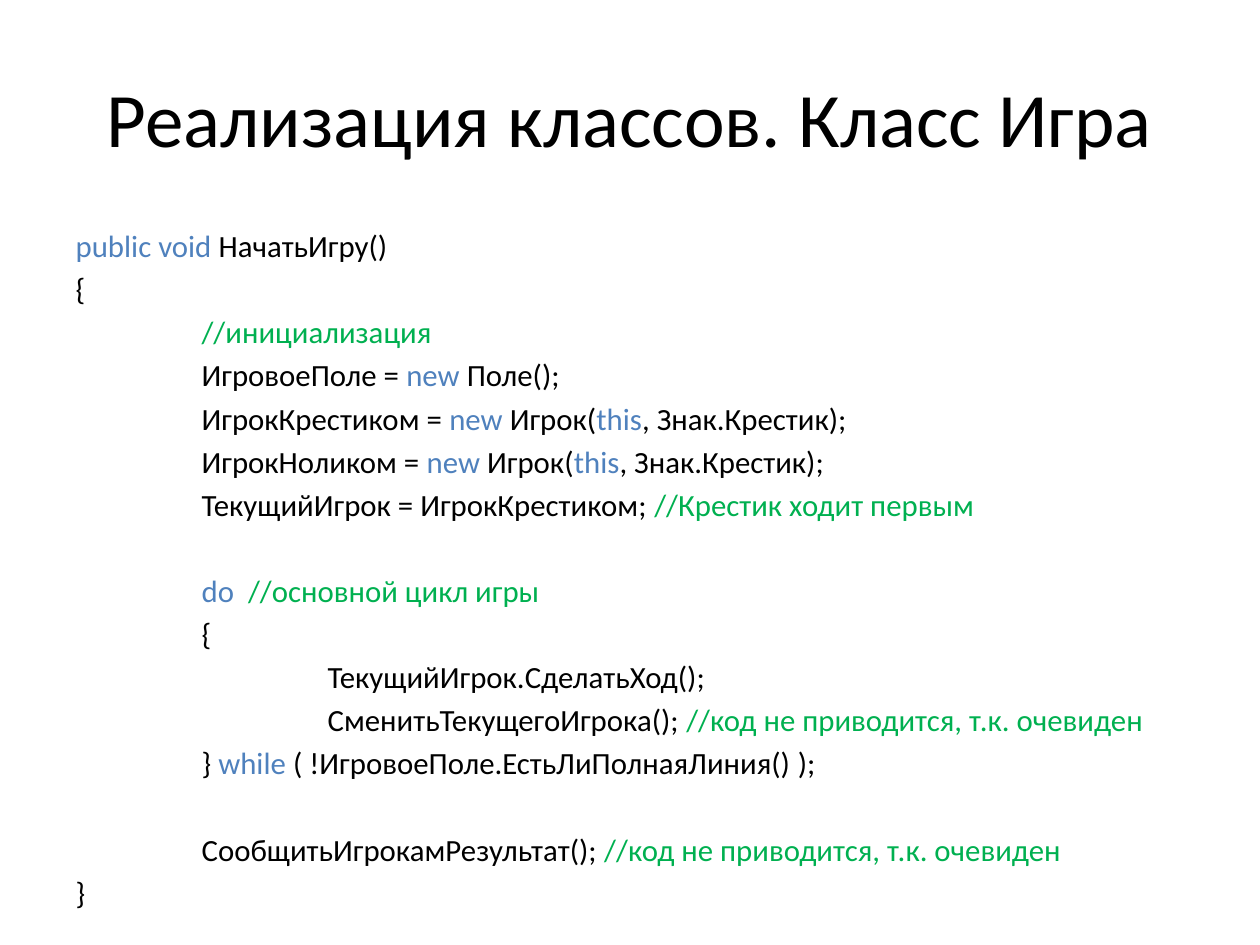
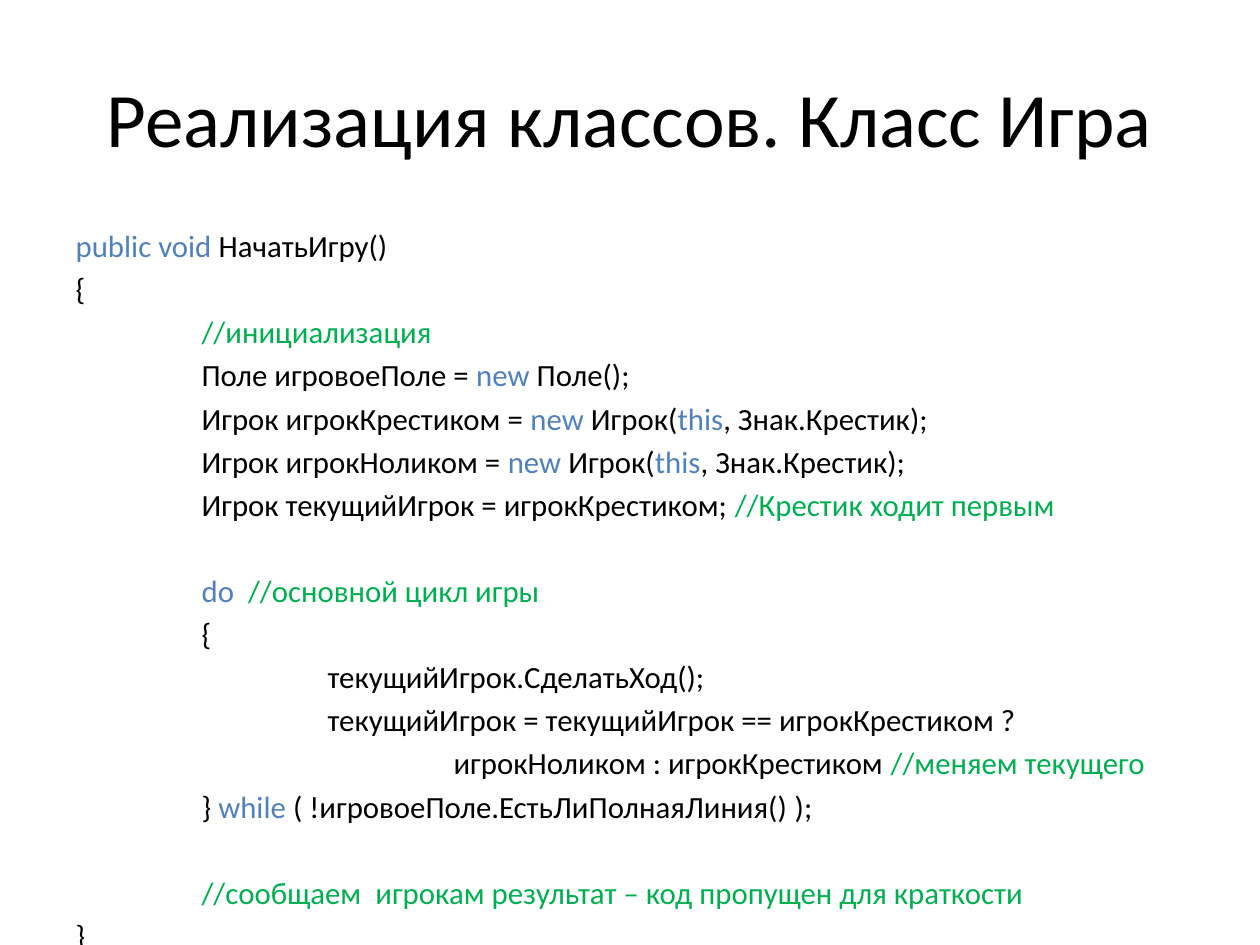
Before and after one commit to pelipas/OOP, a slide deck: slide 52 of Lecture_3_OOP.pptx. Drawn at 1260x945 pixels with LibreOffice and Linux fonts; fonts in the diff are those of the drawing. Boxes give left, top, right and bottom in pixels: in the first picture for what was removed or moved away, otherwise in the second. Text is boxed around its words. In the diff, an @@ line names an element or a change of style, - is before the commit and + after.

```diff
--- a/Lecture_3_OOP.pptx
+++ b/Lecture_3_OOP.pptx
@@ text at (202, 363, 1055, 521): text changed @@
-ИгровоеПоле = new Поле();
-ИгрокКрестиком = new Игрок(this, Знак.Крестик);
-ИгрокНоликом = new Игрок(this, Знак.Крестик);
-ТекущийИгрок = ИгрокКрестиком; //Крестик ходит первым
+Поле игровоеПоле = new Поле();
+Игрок игрокКрестиком = new Игрок(this, Знак.Крестик);
+Игрок игрокНоликом = new Игрок(this, Знак.Крестик);
+Игрок текущийИгрок = игрокКрестиком; //Крестик ходит первым
@@ text at (202, 665, 1145, 909): text changed @@
-ТекущийИгрок.СделатьХод();
-СменитьТекущегоИгрока(); //код не приводится, т.к. очевиден
-} while ( !ИгровоеПоле.ЕстьЛиПолнаяЛиния() );
-СообщитьИгрокамРезультат(); //код не приводится, т.к. очевиден
+текущийИгрок.СделатьХод();
+текущийИгрок = текущийИгрок == игрокКрестиком ?
+игрокНоликом : игрокКрестиком //меняем текущего
+} while ( !игровоеПоле.ЕстьЛиПолнаяЛиния() );
+//сообщаем игрокам результат – код пропущен для краткости
```
Also in this commit, not shown: 1 other slide changed, 5 slides added.
